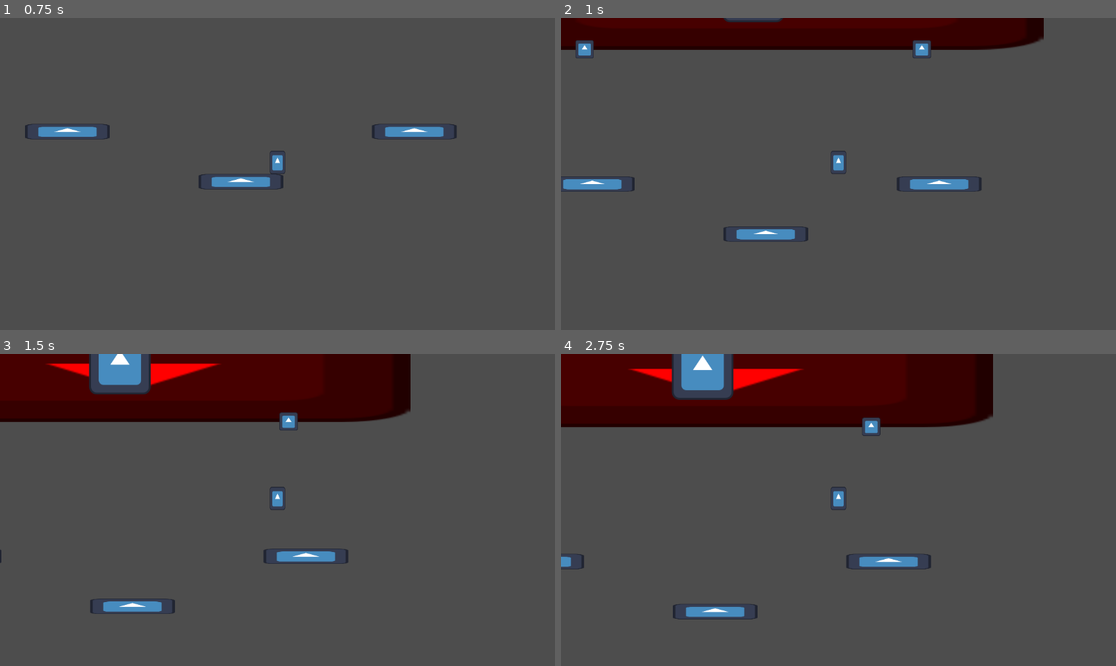
Above: before the commit, frames 1-4 (two rows, left to right).
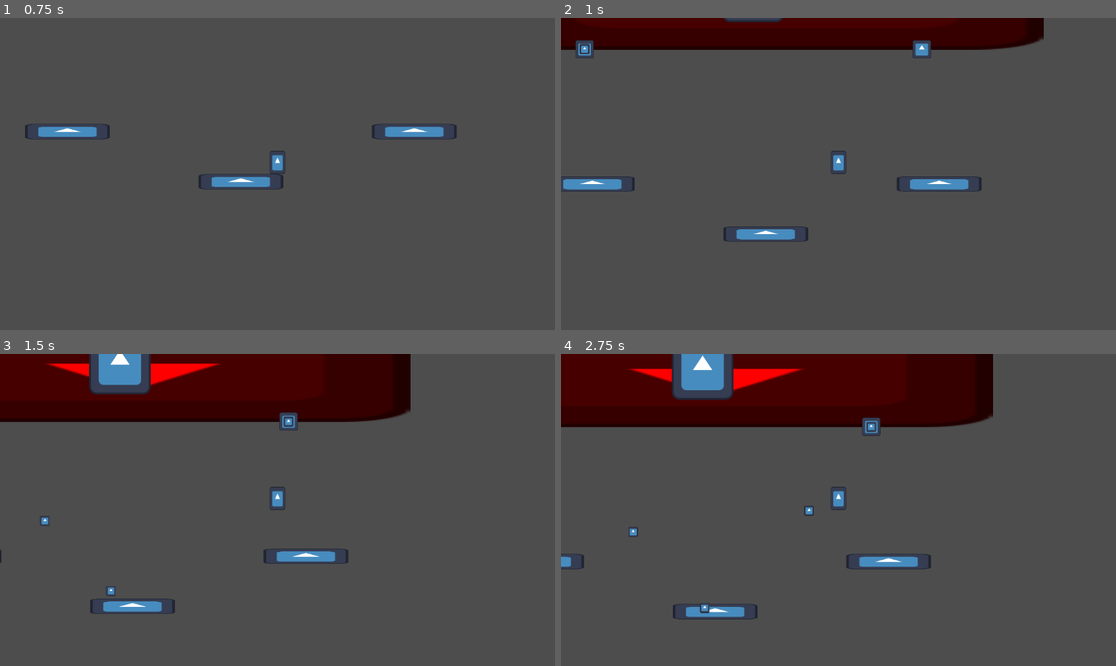
Above: after the commit, the same moments.

Repository: Cyberiada2025-2026/battle-of-pobliz
Game: Godot game, scene res://scenes/debug/battle_arena_graybox.tscn
Same seed, same stepped clock (60 frames per second), same inputs: the game is played once before the commit and once after it. The project has no main scene, so this scene is started directly. The engine's default icon, where the game draws it, is replaced by a stand-in: a white triangle on a blue panel in a dark square.
Inputs:
- Up to frame 1 (0.75 s): hold D (move_right) from 0.53 s (still down)
- Up to frame 2 (1 s): keep holding D (move_right); tap W (jump) at 0.77 s
- Up to frame 3 (1.5 s): keep holding D (move_right)
- Up to frame 4 (2.75 s): tap W (jump) at 1.52 s; release D (move_right) at 2.03 s; hold A (move_left) from 2.03 s (still down)

Frame 1 is identical in both runs. In frame 2, less than 0.1% of the frame differs, in the area x 3-6%, y 8-12%; in frame 3, 0.1%; in frame 4, 0.2%, in the area x 12-57%, y 21-84%.

Commit message:
added working cannons

Diff:
--- /dev/null
+++ b/characters/boss/atacks/basic_cannon_shot/basic_cannon_attack.gd
@@ -0,0 +1,40 @@
+class_name BasicCannonAttack
+extends Node
+
+@export var shot_count: int = 1
+@export var shot_cooldown: float = 0.2
+@export var shot_series: int = 2
+@export var shot_series_cooldown: float = 0.5
+
+@export var bullet_speed: float = 0.2
+
+#temp
+@export var player: BodyController
+
+@export var cannons: Array[BossCanon]
+
+var bullet_prefab = preload("res://shared/projectiles/boss/basic_bullet.tscn")
+
+
+func use():
+	for i in shot_series:
+		print("start serie!")
+		shot_serie(cannons[i % cannons.size()])
+
+		await get_tree().create_timer(shot_series_cooldown).timeout
+
+
+func shot_serie(cannon: BossCanon):
+	for i in shot_count:
+		print("shot!")
+		var bullet: RigidBody2D = bullet_prefab.instantiate()
+		add_child(bullet)
+		var player_pos = Vector2(592.0, 416.0)
+		var move_direction = (player_pos - cannon.position).normalized()
+
+		bullet.apply_central_impulse(move_direction * bullet_speed)
+		bullet.global_position = cannon.global_position
+		print(bullet.position)
+		print(bullet.linear_velocity)
+
+		await get_tree().create_timer(shot_cooldown).timeout
--- a/shared/boss_attacks/sky_lasers/sky_laser.gd
+++ b/characters/boss/atacks/sky_lasers/sky_laser.gd
@@ -9,8 +9,8 @@
 @export var marker_show_time: float = 2.0
 @export var attack_duration: float = 2.0
 
-var laser_marker_prefab = preload("res://shared/boss_attacks/sky_lasers/laser_marker.tscn")
-var laser_prefab = preload("res://shared/boss_attacks/sky_lasers/laser.tscn")
+var laser_marker_prefab = preload("res://characters/boss/atacks/sky_lasers/laser_marker.tscn")
+var laser_prefab = preload("res://characters/boss/atacks/sky_lasers/laser.tscn")
 
 var markers
 var lasers
--- /dev/null
+++ b/characters/boss/atacks/sky_lasers/sky_laser.tscn
@@ -0,0 +1,11 @@
+[gd_scene format=3 uid="uid://bjdnpyo5wq7x8"]
+
+[ext_resource type="Script" uid="uid://csfnbpo03kcl6" path="res://characters/boss/atacks/sky_lasers/sky_laser.gd" id="1_hf0vy"]
+
+[node name="SkyLaser" type="Node" unique_id=1966593991]
+script = ExtResource("1_hf0vy")
+metadata/_custom_type_script = "uid://csfnbpo03kcl6"
+
+[node name="Markers" type="Node" parent="." unique_id=144419417]
+
+[node name="Lasers" type="Node" parent="." unique_id=1241306471]
--- a/characters/boss/boss.tscn
+++ b/characters/boss/boss.tscn
@@ -5,16 +5,17 @@
 [ext_resource type="Script" uid="uid://moi8ubohtdkb" path="res://characters/boss/elements/boss_damage_point.gd" id="2_ia5xw"]
 [ext_resource type="PackedScene" uid="uid://iuxjc1ulcj0h" path="res://characters/boss/atacks/atack_timer.tscn" id="3_4n3m3"]
 [ext_resource type="PackedScene" uid="uid://b0flpd3gh7rj8" path="res://characters/boss/elements/boss_canon.tscn" id="3_qypww"]
-
+[ext_resource type="Script" uid="uid://bo3gr3j0io7y4" path="res://characters/boss/atacks/basic_cannon_shot/basic_cannon_attack.gd" id="7_ka7n5"]
 
 [sub_resource type="CircleShape2D" id="CircleShape2D_vbcuv"]
 radius = 80.0
 
-[node name="Boss" type="Node2D" unique_id=113115272 node_paths=PackedStringArray("canon_left", "canon_right", "head")]
+[node name="Boss" type="Node2D" unique_id=113115272 node_paths=PackedStringArray("canon_left", "canon_right", "head", "fase_1_atack_set")]
 script = ExtResource("1_kwubs")
 canon_left = NodePath("hitbox/canons/Boss Canon")
 canon_right = NodePath("hitbox/canons/Boss Canon2")
 head = NodePath("hitbox/head")
+fase_1_atack_set = [NodePath("Attacks/Phase1/BasicCannonAttack")]
 
 [node name="hitbox" type="Node2D" parent="." unique_id=1614724602]
 
@@ -58,4 +59,15 @@
 scale = Vector2(8.982091, 1.8354521)
 texture = ExtResource("2_850g2")
 
+[node name="Attacks" type="Node2D" parent="." unique_id=2086179413]
+
+[node name="Phase1" type="Node2D" parent="Attacks" unique_id=1507015553]
+
+[node name="BasicCannonAttack" type="Node" parent="Attacks/Phase1" unique_id=585527226 node_paths=PackedStringArray("cannons")]
+script = ExtResource("7_ka7n5")
+shot_count = 3
+bullet_speed = 1000.0
+cannons = [NodePath("../../../hitbox/canons/Boss Canon"), NodePath("../../../hitbox/canons/Boss Canon2")]
+metadata/_custom_type_script = "uid://bo3gr3j0io7y4"
+
 [connection signal="atack_signal" from="." to="." method="_on_atack_signal"]
--- a/shared/projectiles/boss/basic_bullet.tscn
+++ b/shared/projectiles/boss/basic_bullet.tscn
@@ -7,6 +7,9 @@
 [sub_resource type="CircleShape2D" id="CircleShape2D_spvli"]
 
 [node name="BasicBullet" type="RigidBody2D" unique_id=1546428308]
+collision_layer = 0
+collision_mask = 0
+mass = 0.001
 gravity_scale = 0.0
 linear_damp_mode = 1
 script = ExtResource("1_q3asc")
--- a/shared/projectiles/bullet.gd
+++ b/shared/projectiles/bullet.gd
@@ -3,4 +3,9 @@
 
 
 func collision():
+	print("delete")
 	self.queue_free()
+
+
+func _physics_process(delta: float) -> void:
+	print(linear_velocity)
Not shown, added: characters/boss/atacks/basic_cannon_shot/basic_cannon_attack.gd.uid
Renamed: shared/boss_attacks/sky_lasers/laser.tscn -> characters/boss/atacks/sky_lasers/laser.tscn
Renamed: shared/boss_attacks/sky_lasers/laser_marker.tscn -> characters/boss/atacks/sky_lasers/laser_marker.tscn
Renamed: shared/boss_attacks/sky_lasers/sky_laser.gd.uid -> characters/boss/atacks/sky_lasers/sky_laser.gd.uid
